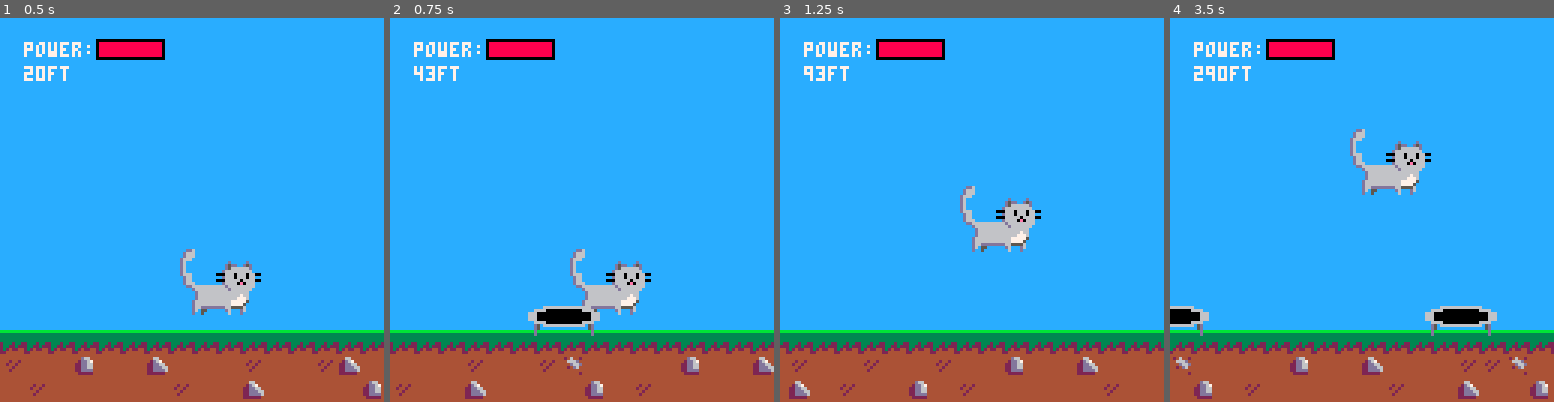
Above: before the commit, frames 1-4 (left to right).
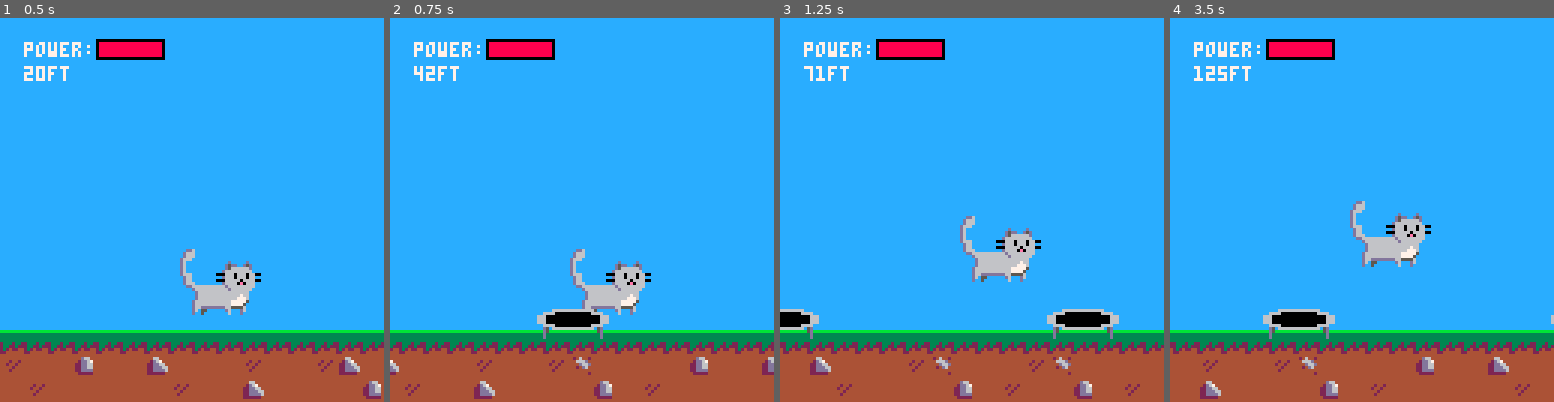
Above: after the commit, the same moments.

Repository: andrewedstrom/kitten-cannon-pico-8
Game: PICO-8 cartridge kitten-cannon.p8
Two runs of this game, one before a commit and one after it. Both use one fixed random seed, a clock stepped at 60 frames per second and the inputs below.
Inputs:
- Up to frame 1 (0.5 s): tap X (X key) at 0.33 s
- Up to frame 2 (0.75 s): tap O (Z key) at 0.7 s
- Up to frame 3 (1.25 s): tap X (X key) at 1.07 s
- Up to frame 4 (3.5 s): tap O (Z key) every 0.4 s from 1.7 to 3.3 s; tap X (X key) at 1.85, 2.97 s; hold Up 2.15-2.42 s

Frame 1 is identical in both runs. In frame 2, 3.9% of the frame differs, in the area x 0-100%, y 14-100%; in frame 3, 7.9%; in frame 4, 10%, in the area x 0-100%, y 12-100%.

Commit message:
tune trampoline

Diff:
--- a/kitten-cannon.p8
+++ b/kitten-cannon.p8
@@ -98,12 +98,12 @@
 function make_trampoline(x)
     return {
         x = x,
-        y = ground_y - 8,
+        y = ground_y - 7,
         w = 18,
-        h = 7,
+        h = 6,
         sh = 10,
         bounce_multiplier = 1.25,
-        boost_multiplier = 1.05,
+        boost_multiplier = 1,
         draw = function(self)
             palt(0, false)
             palt(12, true)
